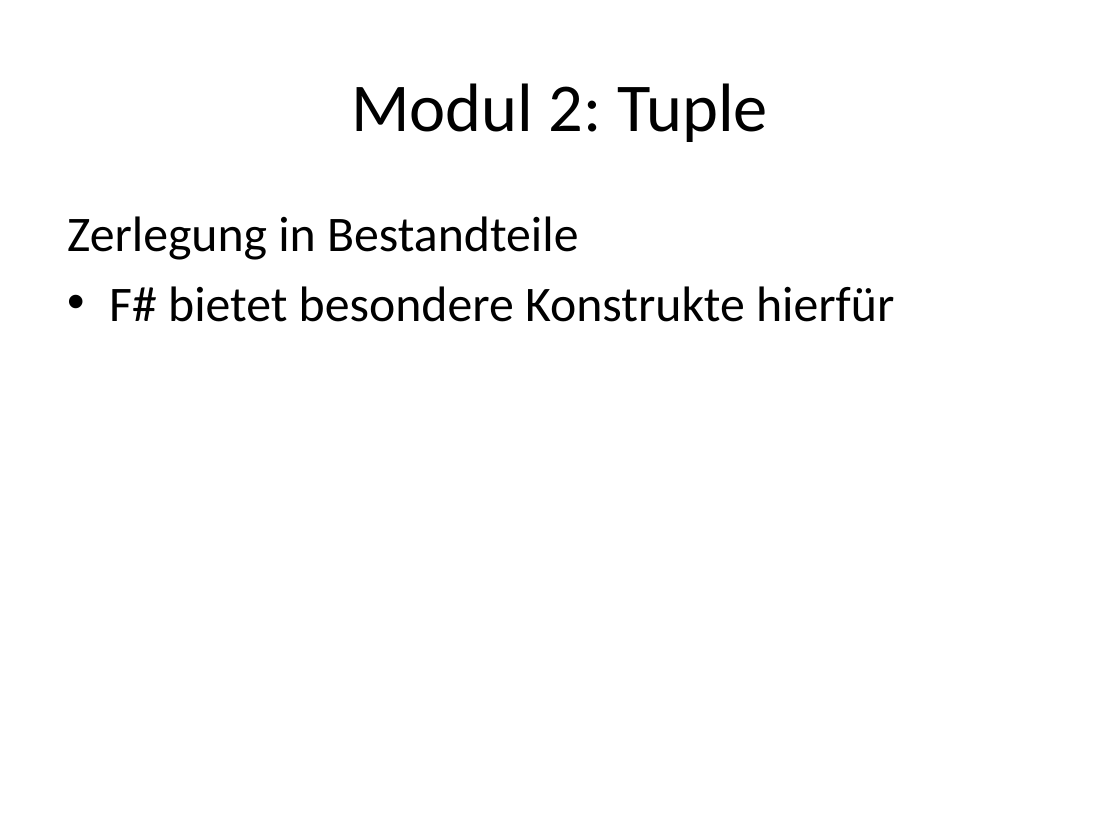
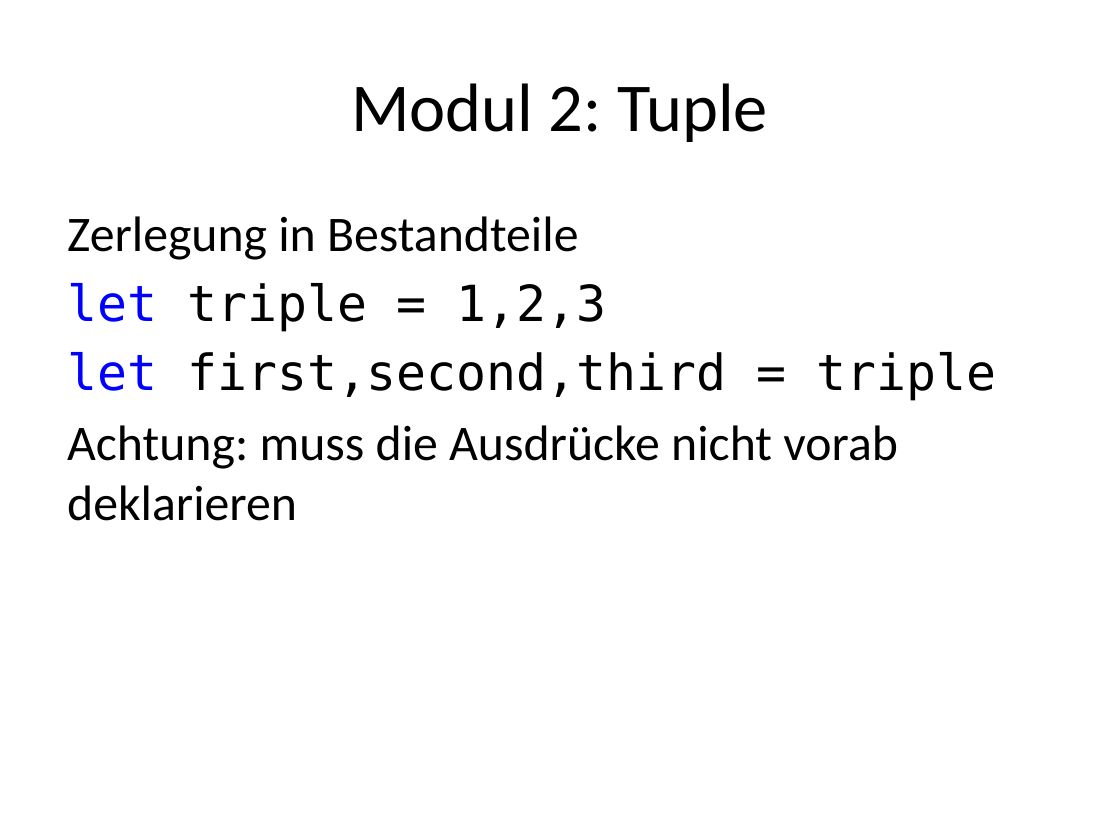
Before and after one commit to nasserbrake/Spartakiade2017, a slide deck: slide 41 of FSharp.pptx (slide 40 before the commit). Drawn at 1120x840 pixels with LibreOffice and Linux fonts; fonts in the diff are those of the drawing. Boxes give left, top, right and bottom in pixels: in the first picture for what was removed or moved away, otherwise in the second. Text is boxed around its words. In the diff, an @@ line names an element or a change of style, - is before the commit and + after.

Commit message:
Tuple und pattern matching.

```diff
--- a/FSharp.pptx
+++ b/FSharp.pptx
@@ text at bbox=[67, 283, 997, 521]: text changed @@
-• F# bietet besondere Konstrukte hierfür
+let triple = 1,2,3
+let first,second,third = triple
+Achtung: muss die Ausdrücke nicht vorab deklarieren
```
Also in this commit, not shown: 2 slides added, 3 other files.
